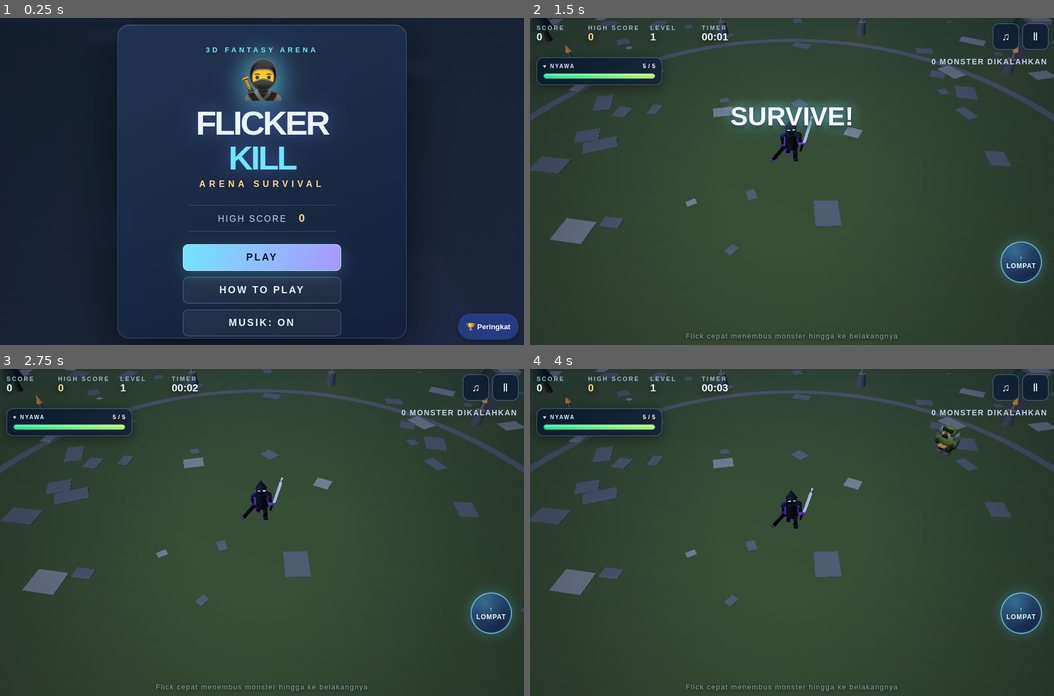
Above: before the commit, frames 1-4 (two rows, left to right).
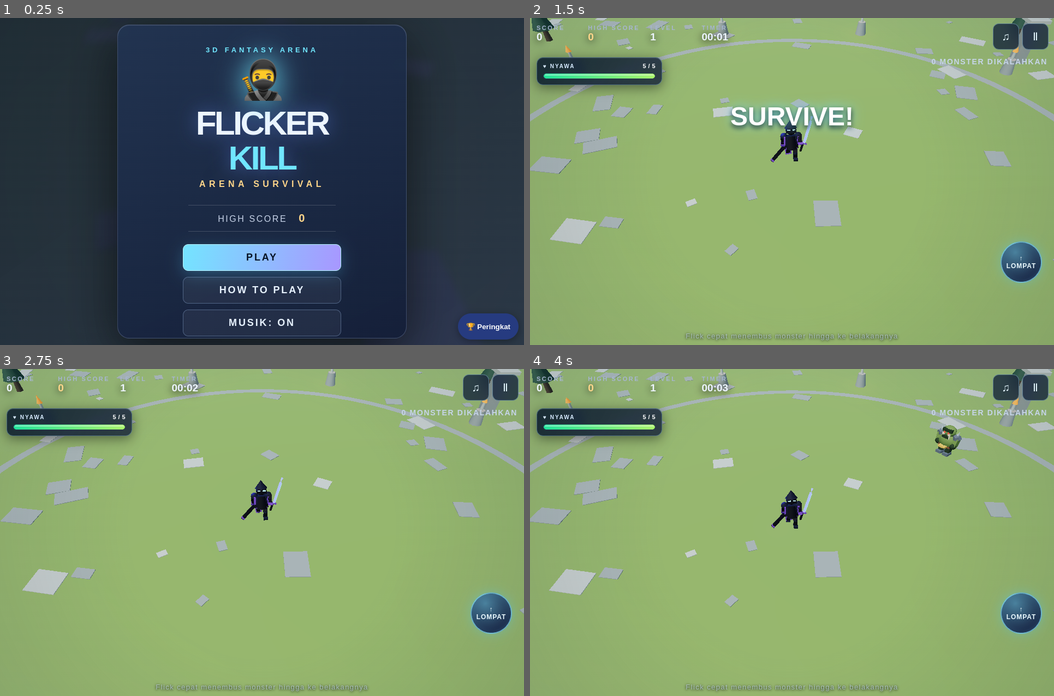
Above: after the commit, the same moments.

Repository: vexelkang-cell/gamepai
Game: browser game, page games/fliker-kill/index.html
The game is run twice, just before and just after one commit, with the same random seed, the same clock (stepped at 60 frames per second) and the same inputs.
Inputs (mouse positions are in pixels of both pictures, inside the frame that each line leads up to):
- Up to frame 1 (0.25 s): no input
- Up to frame 2 (1.5 s): click "PLAY" at 0.27 s; hold Up 1.03-1.33 s; click (792, 214) at 1.07 s; hold Up from 1.38 s (still down)
- Up to frame 3 (2.75 s): release Up at 1.62 s; click (157, 499) at 1.67 s; hold Up 1.67-1.97 s; hold Up 2.02-2.25 s; click (366, 483) at 2.27 s; hold Up 2.3-2.6 s; hold Up from 2.65 s (still down)
- Up to frame 4 (4 s): click (870, 597) at 2.87 s; release Up at 2.88 s; hold Up 2.93-3.23 s; hold Up 3.28-3.52 s; click (661, 614) at 3.47 s; hold Up 3.57-3.87 s; hold Up from 3.92 s (still down)

The runs differ from the first frame. In frame 2, 96% of the frame differs, in the area x 0-100%, y 0-100%; in frame 3, 97%; in frame 4, 96%.

Commit message:
Brighten Fliker Kill environment to daytime

Diff:
--- a/games/fliker-kill/index.html
+++ b/games/fliker-kill/index.html
@@ -11,7 +11,7 @@
 :root{--ice:#70e6ff;--violet:#9d75ff;--gold:#ffd68a;--white:#edf5ff}
 *{box-sizing:border-box}html,body{margin:0;min-height:100%;overflow:hidden}body,button{font-family:"Rajdhani",sans-serif}body{background:#111a2d;color:var(--white);user-select:none;-webkit-user-select:none}button{cursor:pointer}button:focus-visible{outline:3px solid var(--ice);outline-offset:4px}
 #game{position:fixed;inset:0;touch-action:none;cursor:crosshair}canvas{display:block}
-#vignette{position:fixed;inset:0;pointer-events:none;background:radial-gradient(circle at 50% 48%,transparent 24%,rgba(5,7,19,.36) 100%)}
+#vignette{position:fixed;inset:0;pointer-events:none;background:radial-gradient(circle at 50% 48%,transparent 42%,rgba(24,47,62,.12) 100%)}
 #hit-flash{position:fixed;inset:0;pointer-events:none;background:#ff375b;opacity:0;transition:opacity .18s}
 #hud{position:fixed;inset:0;pointer-events:none;display:none;padding:18px 22px}
 #hud.active{display:block}.hud-top{display:flex;align-items:flex-start;gap:24px;padding-right:65px}.stat{display:flex;f …(240 unchanged characters)…
@@ -132,15 +132,15 @@
   <script>
 (()=>{'use strict';
 const $=id=>document.getElementById(id), arena=$('game'), scene=new THREE.Scene();
-scene.background=new THREE.Color(0x1b2b49);scene.fog=new THREE.FogExp2(0x1b2b49,.0105);
+scene.background=new THREE.Color(0x9bcff0);scene.fog=new THREE.FogExp2(0xb9dcef,.0065);
 const camera=new THREE.PerspectiveCamera(48,innerWidth/innerHeight,.1,200);
 const compact=matchMedia('(max-width:700px), (max-height:500px)').matches, slowDevice=(navigator.hardwareConcurrency||8)<=4;
 const renderer=new THREE.WebGLRenderer({antialias:!compact&&!slowDevice,powerPreference:'high-performance'});
 renderer.shadowMap.enabled=!compact&&!slowDevice;renderer.shadowMap.type=THREE.PCFSoftShadowMap;renderer.outputColorSpace=THREE.SRGBColorSpace;renderer.toneMapping=THREE.ACESFilmicToneMapping;arena.appendChild(renderer.domElement);
-scene.add(new THREE.HemisphereLight(0xb9d8ff,0x35452a,2.25));
-const sun=new THREE.DirectionalLight(0xffe4bd,2.55);sun.position.set(-15,27,18);sun.castSh …(215 unchanged characters)…
+scene.add(new THREE.HemisphereLight(0xe8f6ff,0x71845a,2.8));
+const sun=new THREE.DirectionalLight(0xfff3d8,3.1);sun.position.set(-15,27,18);sun.castSh …(215 unchanged characters)…
 const mat=(c,em=0)=>new THREE.MeshStandardMaterial({color:c,roughness:.72,metalness:.18,emissive:em,emissiveIntensity:em?.45:0});
-const stone=mat(0x5b6676), ground=mat(0x465b42), brick=mat(0x788594), gold=mat(0xe0b869), blue=mat(0x82ddff,0x2288ff), dark=mat(0x18233a), skin=mat(0xc9a887);
+const stone=mat(0x87939a), ground=mat(0x739653), brick=mat(0xaab5b9), gold=mat(0xe9c56e), blue=mat(0x82ddff,0x2288ff), dark=mat(0x26344a), skin=mat(0xc9a887);
 function mesh(parent,geo,material,x=0,y=0,z=0){const m=new THREE.Mesh(geo,material);m.position.set(x,y,z);m.castShadow=true;m.receiveShadow=true;parent.add(m);return m}
 const box=(p,w,h,d,m,x,y,z)=>mesh(p,new THREE.BoxGeometry(w,h,d),m,x,y,z);
 const ball=(p,r,m,x,y,z)=>mesh(p,new THREE.SphereGeometry(r,10,8),m,x,y,z);
